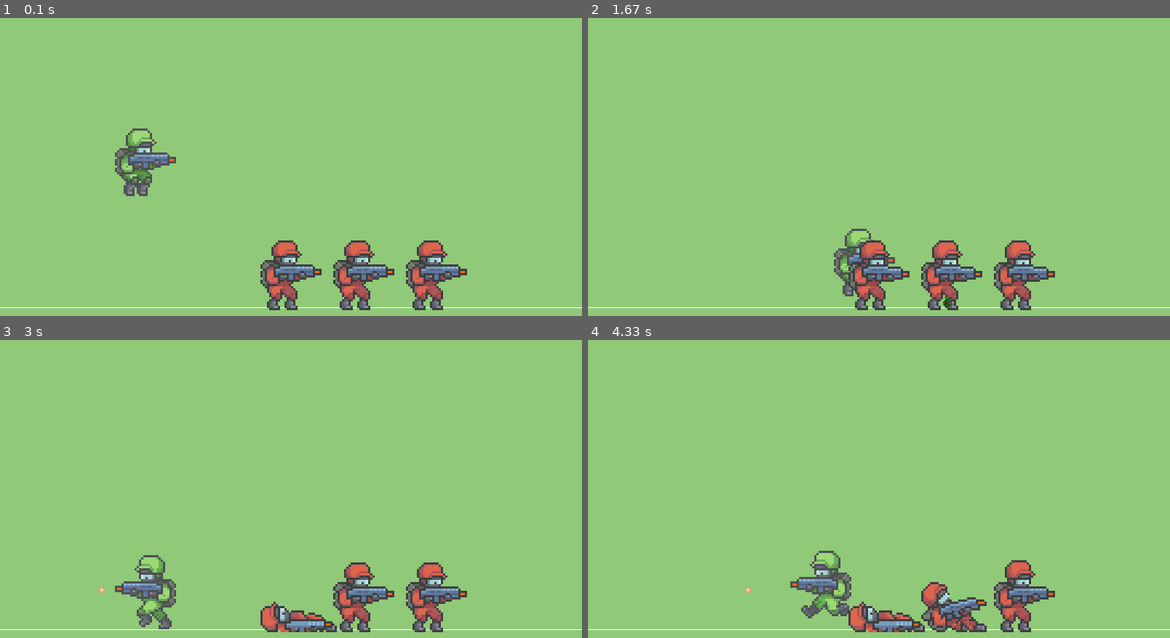
Above: before the commit, frames 1-4 (two rows, left to right).
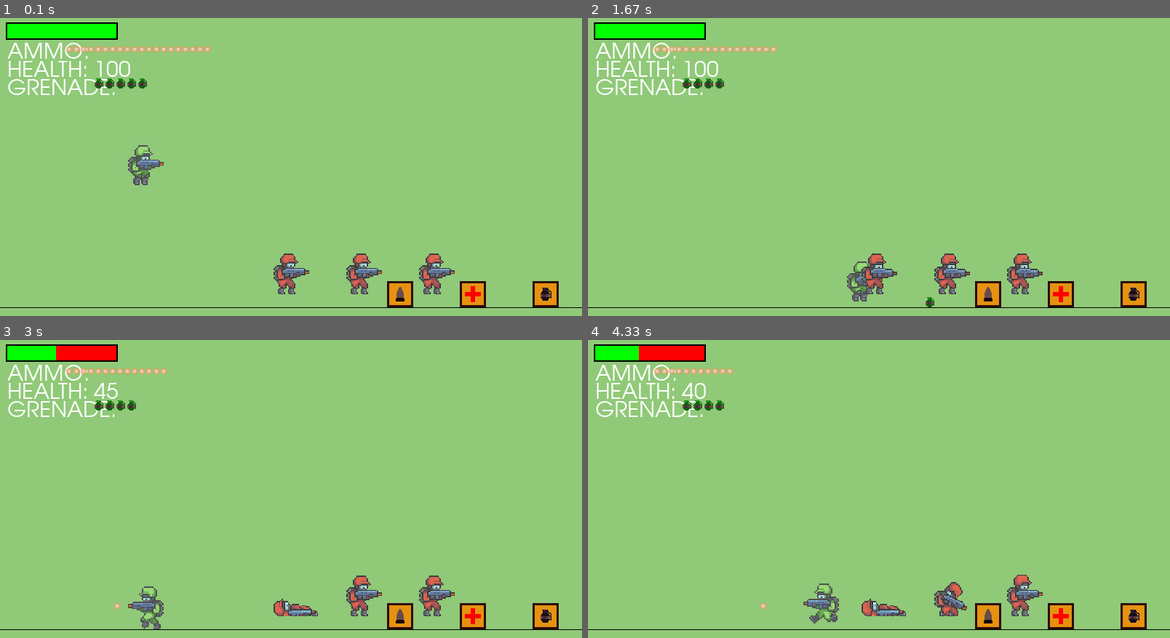
Above: after the commit, the same moments.

Repository: KnotEnvy/pygames-KnotzBizarreEscape
Game: pygame game, started from KnotzBizarreEscape.py
Two runs of this game, one before a commit and one after it. Both use one fixed random seed, a clock stepped at 60 frames per second and the inputs below.
Inputs:
- Up to frame 1 (0.1 s): no input
- Up to frame 2 (1.67 s): tap Q at 0.33 s; hold D 0.67-1.13 s; tap Space at 0.73, 1.03, 1.23, 1.57 s; hold W 1.17-1.47 s; hold D from 1.5 s (still down)
- Up to frame 3 (3 s): tap Space at 1.87, 2.07, 2.37, 2.63, 2.93 s; release D at 1.97 s; hold A 2-2.53 s; hold A 2.57-2.97 s
- Up to frame 4 (4.33 s): hold W 3-3.37 s; tap Space at 3.07, 3.47, 3.77, 4.13 s; hold D 3.4-4.03 s; hold A from 4.07 s (still down)

The runs differ from the first frame. In frame 1, 8.6% of the frame differs, in the area x 0-100%, y 1-99%; in frame 2, 8.0%; in frame 3, 8.4%; in frame 4, 8.5%.

Commit message:
Health, Ammo, Grednades, player ui

Diff:
--- a/KnotzBizarreEscape.py
+++ b/KnotzBizarreEscape.py
@@ -30,12 +30,32 @@
 bullet_img = pygame.image.load('img/icons/bullet.png').convert_alpha()
 #grenade
 grenade_img = pygame.image.load('img/icons/grenade.png').convert_alpha()
-
+#item boxes
+health_box_img = pygame.image.load('img/icons/health_box.png').convert_alpha()
+ammo_box_img = pygame.image.load('img/icons/ammo_box.png').convert_alpha()
+grenade_box_img = pygame.image.load('img/icons/grenade_box.png').convert_alpha()
+item_boxes = {
+    'Health'    :health_box_img,
+    'Ammo'      :ammo_box_img,
+    'Grenade'   :grenade_box_img
+}
 
 
 #define colours
 BG = (144, 201, 120)
-BLACK = (255,255,255)
+BLACK = (0,0,0)
+WHITE = (255, 255, 255)
+RED = (255, 0, 0)
+GREEN = (0, 255, 0)
+
+
+font = pygame.font.SysFont('Futura', 30)
+
+#draw text on screen
+def draw_text(text, font, text_col, x, y):
+    img = font.render(text, True, text_col)
+    screen.blit(img, (x, y))
+
 
 def draw_bg():
     screen.fill(BG)
@@ -44,7 +64,7 @@
 
 
 class Soldier(pygame.sprite.Sprite):
-    def __init__(self, char_type, x, y, scale, speed, ammo, grenades):
+    def __init__(self, char_type, x, y, scale, speed, ammo, grenade):
         pygame.sprite.Sprite.__init__(self)
         self.alive =True
         self.char_type = char_type
@@ -52,7 +72,7 @@
         self.ammo = ammo
         self.start_ammo = ammo
         self.shoot_cooldown = 0
-        self.grenades = grenades
+        self.grenade = grenade
         self.health = 100
         self.max_health = self.health
         self.direction = 1
@@ -173,6 +193,45 @@
     def draw(self):
         screen.blit(pygame.transform.flip(self.image, self.flip, False), self.rect)
 
+class ItemBox(pygame.sprite.Sprite):
+    def __init__(self, item_type, x, y):
+        pygame.sprite.Sprite.__init__(self)
+        self.item_type = item_type
+        self.image = item_boxes[self.item_type]
+        self.rect = self.image.get_rect()
+        self.rect.midtop = (x + TILE_SIZE // 2, y + (TILE_SIZE - self.image.get_height()))
+
+    def update(self):
+        #check if player collision
+        if pygame.sprite.collide_rect(self, player):
+            #check what kind of box it was
+            if self.item_type == 'Health':
+                player.health += 25
+                if player.health > player.max_health:
+                    player.health = player.max_health
+            elif self.item_type == 'Ammo':
+                player.ammo += 20
+            elif self.item_type == 'Grenade':
+                player.grenade +=3
+            self.kill()
+
+class HealthBar():
+    def __init__(self, x, y, health, max_health):
+        self.x = x
+        self.y = y
+        self.health = health
+        self.max_health = max_health
+
+    def draw(self, health):
+        #update current health
+        self.health = health
+        #calculate health
+        ratio = self.health / self.max_health
+        pygame.draw.rect(screen, BLACK,(self.x-2, self.y-2, 154, 24))
+        pygame.draw.rect(screen, RED,(self.x, self.y, 150, 20))
+        pygame.draw.rect(screen, GREEN,(self.x, self.y, 150 * ratio, 20))
+
+
 class Bullet(pygame.sprite.Sprite):
     def __init__(self, x, y, direction):
         pygame.sprite.Sprite.__init__(self)
@@ -277,17 +336,31 @@
 
 
 
+
 #sprite groups
 enemy_group = pygame.sprite.Group()
 bullet_group = pygame.sprite.Group()
 grenade_group = pygame.sprite.Group()
 explosion_group = pygame.sprite.Group()
-
-
-player = Soldier('player', 200, 200, 3, 5, 20, 5) #these are the soldier class variables...
-enemy = Soldier('enemy', 500, 350, 3, 5, 20, 0)
-enemy2 = Soldier('enemy', 400, 350, 3, 5, 20, 0)
-enemy3 = Soldier('enemy', 600,350, 3, 5, 20, 0)   ##these are the soldier class variables...
+item_box_group = pygame.sprite.Group()
+
+
+#temp - creating item boxes
+item_box = ItemBox('Health', 600, 300)
+item_box_group.add(item_box)
+item_box = ItemBox('Ammo', 500, 300)
+item_box_group.add(item_box)
+item_box = ItemBox('Grenade', 700, 300)
+item_box_group.add(item_box)
+
+
+
+player = Soldier('player', 200, 200, 1.75, 5, 20, 5) #these are the soldier class variables...
+health_bar = HealthBar(10,10, player.health, player.health)
+
+enemy = Soldier('enemy', 500, 350, 1.75, 5, 20, 0)
+enemy2 = Soldier('enemy', 400, 350, 1.75, 5, 20, 0)
+enemy3 = Soldier('enemy', 600,350, 1.75, 5, 20, 0)   ##these are the soldier class variables...
 enemy_group.add(enemy)
 enemy_group.add(enemy2)
 enemy_group.add(enemy3)
@@ -302,8 +375,24 @@
     clock.tick(FPS)
 
     draw_bg()
+    #show player health
+    health_bar.draw(player.health)
+    #show ammo
+    draw_text(f'AMMO: ', font, WHITE, 10, 35)
+    for x in range(player.ammo):
+        screen.blit(bullet_img, (90 + (x *10), 40))
+    #show health
+    draw_text(f'HEALTH: {player.health}', font, WHITE, 10, 60)
+
+    #show grenade
+    draw_text(f'GRENADE: ', font, WHITE, 10, 85)
+    for x in range(player.grenade):
+        screen.blit(grenade_img, (130 + (x *15), 85))
+
+
     player.update()
     player.draw()
+
     for enemy in enemy_group:
         enemy.update()
         enemy.draw()
@@ -312,9 +401,11 @@
     bullet_group.update()
     grenade_group.update()
     explosion_group.update()
+    item_box_group.update()
     bullet_group.draw(screen)
     grenade_group.draw(screen)
     explosion_group.draw(screen)
+    item_box_group.draw(screen)
 
     #check player actions
     if player.alive:
@@ -322,12 +413,12 @@
         if shoot:
             player.shoot()
         #throw grenades
-        elif grenade and grenade_thrown == False and player.grenades > 0:
+        elif grenade and grenade_thrown == False and player.grenade > 0:
             grenade = Grenade(player.rect.centerx + (0.5 * player.rect.size[0] * player.direction),\
                         player.rect.top, player.direction)
             grenade_group.add(grenade)
             #reduce grenades
-            player.grenades -= 1
+            player.grenade -= 1
             grenade_thrown = True
 
         if player.in_air:
